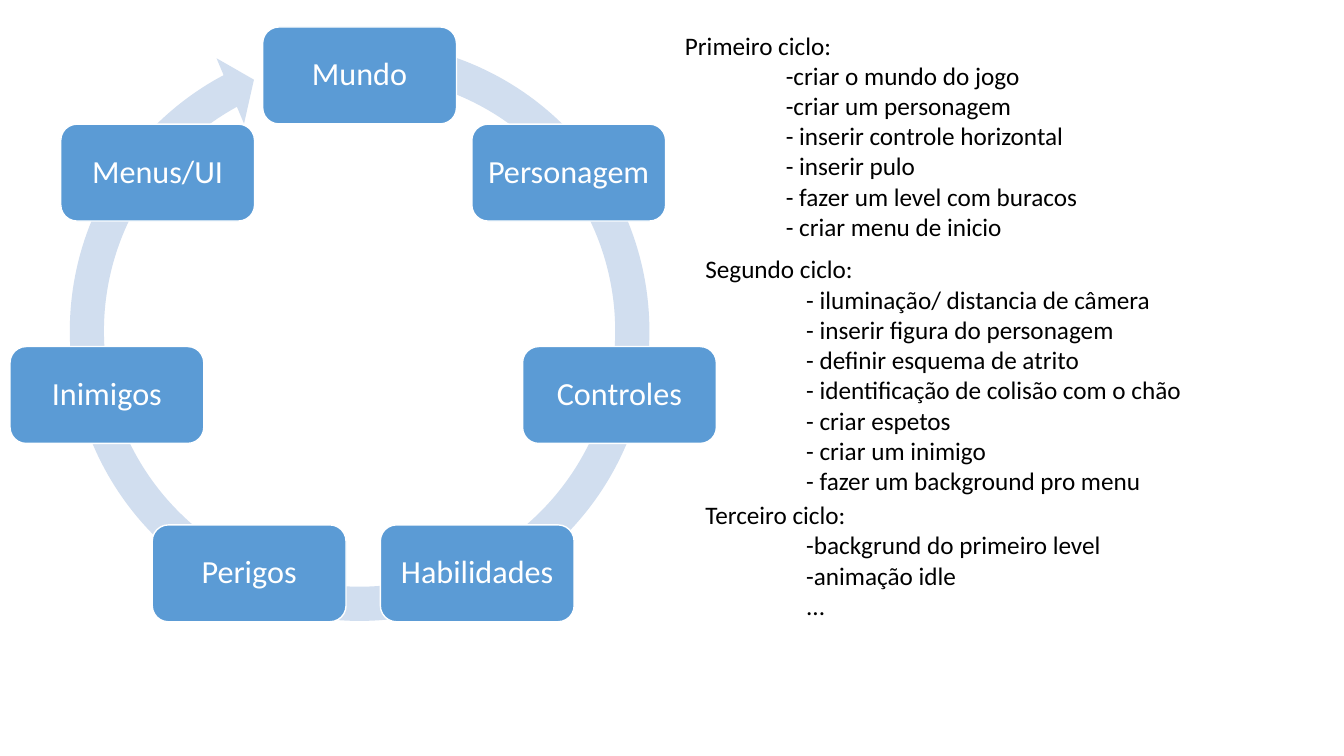
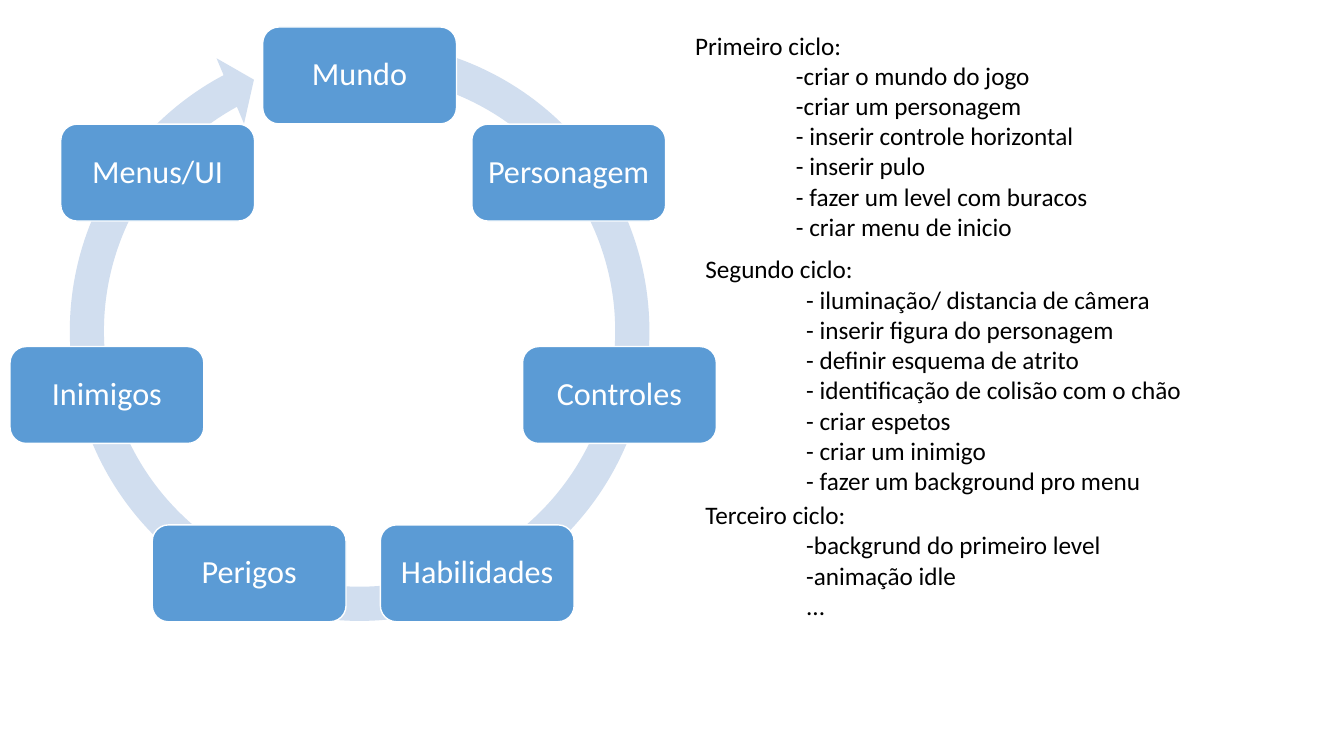
Before and after one commit to radfek/MilhoMen, a slide deck: slide 1 of GDD/Ciclo de trabalho.pptx. Drawn at 1344x756 pixels with LibreOffice and Linux fonts; fonts in the diff are those of the drawing. Boxes give left, top, right and bottom in pixels: in the first picture for what was removed or moved away, otherwise in the second. Text is boxed around its words. In the diff, an @@ line names an element or a change of style, - is before the commit and + after.

Commit message:
primeiro pulo :D

```diff
--- a/GDD/Ciclo de trabalho.pptx
+++ b/GDD/Ciclo de trabalho.pptx
@@ text "Primeiro ciclo:": place and size @@
-text "Primeiro ciclo:" at (685,37,1077,236)
+text "Primeiro ciclo:" at (695,37,1087,236)
```
Also in this commit, not shown: 6 other files.
